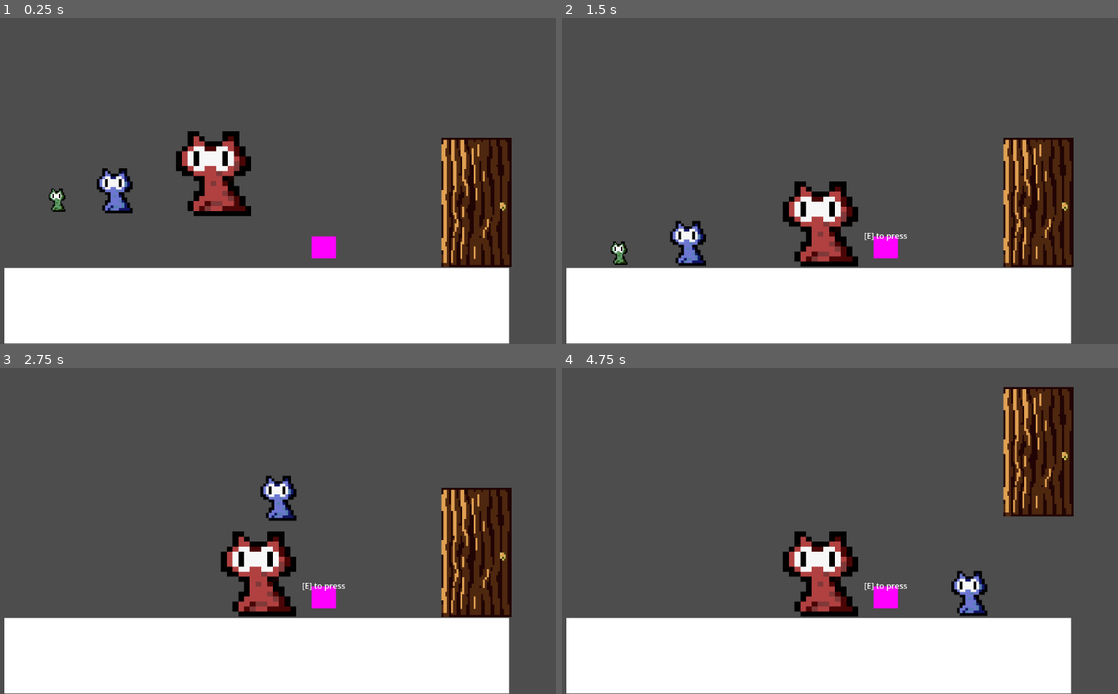
Above: before the commit, frames 1-4 (two rows, left to right).
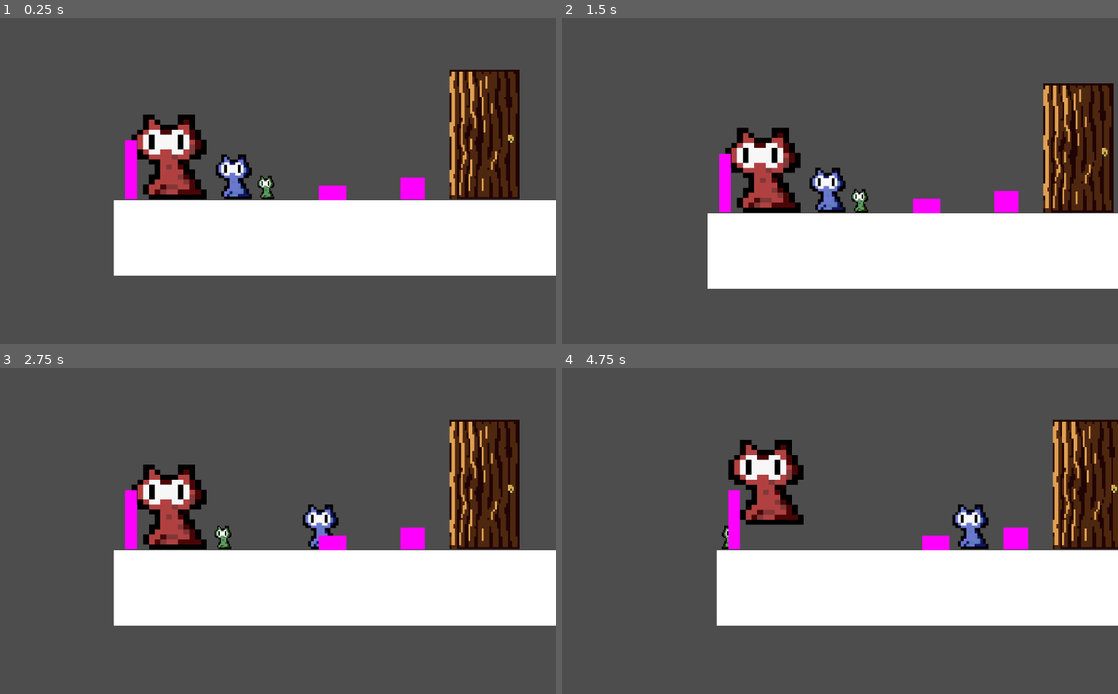
Above: after the commit, the same moments.

Repository: jamestrinity/November-Gamejam
Game: Godot game, scene res://Scenes/world.tscn
The game is run twice, just before and just after one commit, with the same random seed, the same clock (stepped at 60 frames per second) and the same inputs.
Inputs:
- Up to frame 1 (0.25 s): no input
- Up to frame 2 (1.5 s): hold E (interact) 0.53-1.28 s; hold D (move_right) from 0.53 s (still down); tap Space (jump) at 0.77 s; tap Q (switch_character) at 0.8, 1.35 s
- Up to frame 3 (2.75 s): tap Space (jump) at 1.52 s; tap E (interact) at 1.55 s; release D (move_right) at 2.03 s; hold A (move_left) from 2.03 s (still down); hold E (interact) from 2.03 s (still down); tap Q (switch_character) at 2.3 s
- Up to frame 4 (4.75 s): release A (move_left) at 2.78 s; release E (interact) at 2.78 s; hold D (move_right) 2.78-4.28 s; tap Q (switch_character) at 2.85, 3.8, 4.35 s; tap Space (jump) at 3.02, 3.77, 4.52 s; tap E (interact) at 3.05, 4.55 s; hold E (interact) 3.53-4.28 s; hold A (move_left) from 4.28 s (still down)

The runs differ from the first frame. In frame 1, 46% of the frame differs, in the area x 0-100%, y 15-100%; in frame 2, 41%; in frame 3, 46%; in frame 4, 47%, in the area x 0-100%, y 5-100%.
Error after the commit: Invalid access to property or key 'active' on a base object of type 'Nil'. (res://Interactions/Interaction_Manager.gd:46)

Commit message:
SPIKE DOOR AND CAMERA

Diff:
--- a/November Game Jam/Interactions/Interaction_Area/Interaction_Area.gd
+++ b/November Game Jam/Interactions/Interaction_Area/Interaction_Area.gd
@@ -2,6 +2,7 @@
 class_name InteractionArea
 
 @export var action_name: String = "interact"
+
 
 var interact: Callable = func():
 	pass
--- a/November Game Jam/Interactions/Interaction_Manager.gd
+++ b/November Game Jam/Interactions/Interaction_Manager.gd
@@ -2,8 +2,11 @@
 
 @onready var player = get_tree().get_first_node_in_group("player")
 @onready var label = $Label
+var current_checkpoint : Checkpoint
+var player_active : Player
 
-const base_text = "[E] to "
+
+const base_text = " "
 
 var active_areas = []
 var can_interact = true
@@ -19,12 +22,12 @@
 
 # Called when the node enters the scene tree for the first time.
 func _ready():
-	pass # Replace with function body.
+	pass
 
 
 # Called every frame. 'delta' is the elapsed time since the previous frame.
 func _process(delta):
-	if active_areas.size() > 0 && can_interact:
+	if active_areas.size() > 0 && can_interact && player_active.active:
 		active_areas.sort_custom(_sort_by_distance_to_player)
 		label.text = base_text + active_areas[0].action_name
 		label.global_position = active_areas[0].global_position
@@ -40,7 +43,7 @@
 	return area1_to_player < area2_to_player
 
 func _input(event):
-	if event.is_action_pressed("interact") && can_interact:
+	if event.is_action_pressed("interact") && player_active.active:
 		if active_areas.size() > 0:
 			can_interact = false
 			label.hide()
@@ -48,3 +51,8 @@
 			await active_areas[0].interact.call()
 
 			can_interact = true
+
+
+func respawn_player(playery):
+	if current_checkpoint != null:
+		playery.position = current_checkpoint.global_position
--- a/November Game Jam/Scenes/chat1.tscn
+++ b/November Game Jam/Scenes/chat1.tscn
@@ -1,10 +1,13 @@
-[gd_scene load_steps=4 format=3 uid="uid://7xlgcn7g0d66"]
+[gd_scene load_steps=5 format=3 uid="uid://7xlgcn7g0d66"]
 
 [ext_resource type="Script" path="res://Scripts/player.gd" id="1_l3b5n"]
 [ext_resource type="Texture2D" uid="uid://dck0x0jfooa16" path="res://sprites/small.png" id="2_d3lh5"]
 
 [sub_resource type="RectangleShape2D" id="RectangleShape2D_1bbyl"]
-size = Vector2(64, 67)
+size = Vector2(39, 49)
+
+[sub_resource type="RectangleShape2D" id="RectangleShape2D_nfgox"]
+size = Vector2(32, 42)
 
 [node name="Character1" type="CharacterBody2D"]
 collision_layer = 2
@@ -17,5 +20,19 @@
 offset = Vector2(-618.754, 463.495)
 
 [node name="CollisionShape2D" type="CollisionShape2D" parent="."]
-position = Vector2(33, -33.5)
+position = Vector2(34.5, -26.5)
 shape = SubResource("RectangleShape2D_1bbyl")
+
+[node name="Area2D" type="Area2D" parent="."]
+monitoring = false
+
+[node name="CollisionShape2D" type="CollisionShape2D" parent="Area2D"]
+position = Vector2(35, -26)
+shape = SubResource("RectangleShape2D_nfgox")
+
+[node name="Camera2D" type="Camera2D" parent="."]
+position = Vector2(36, -31)
+position_smoothing_enabled = true
+rotation_smoothing_enabled = true
+drag_horizontal_enabled = true
+drag_vertical_enabled = true
--- a/November Game Jam/Scenes/chat2.tscn
+++ b/November Game Jam/Scenes/chat2.tscn
@@ -1,10 +1,13 @@
-[gd_scene load_steps=4 format=3 uid="uid://ojr353i4e2tj"]
+[gd_scene load_steps=5 format=3 uid="uid://ojr353i4e2tj"]
 
 [ext_resource type="Script" path="res://Scripts/player.gd" id="1_00t73"]
 [ext_resource type="Texture2D" uid="uid://duw7xgr182jwh" path="res://sprites/big.png" id="2_12uoc"]
 
 [sub_resource type="RectangleShape2D" id="RectangleShape2D_efpgc"]
-size = Vector2(199, 189)
+size = Vector2(171, 181)
+
+[sub_resource type="RectangleShape2D" id="RectangleShape2D_pq0e6"]
+size = Vector2(146, 164)
 
 [node name="Character2" type="CharacterBody2D"]
 collision_layer = 2
@@ -16,5 +19,18 @@
 texture = ExtResource("2_12uoc")
 
 [node name="CollisionShape2D" type="CollisionShape2D" parent="."]
-position = Vector2(-38.5, -31.5)
+position = Vector2(-40.5, -26.5)
 shape = SubResource("RectangleShape2D_efpgc")
+
+[node name="Area2D" type="Area2D" parent="."]
+monitoring = false
+
+[node name="CollisionShape2D" type="CollisionShape2D" parent="Area2D"]
+position = Vector2(-41, -22)
+shape = SubResource("RectangleShape2D_pq0e6")
+
+[node name="Camera2D" type="Camera2D" parent="."]
+position_smoothing_enabled = true
+rotation_smoothing_enabled = true
+drag_horizontal_enabled = true
+drag_vertical_enabled = true
--- a/November Game Jam/Scenes/chat3.tscn
+++ b/November Game Jam/Scenes/chat3.tscn
@@ -1,10 +1,13 @@
-[gd_scene load_steps=4 format=3 uid="uid://xmecnud4iekv"]
+[gd_scene load_steps=5 format=3 uid="uid://xmecnud4iekv"]
 
 [ext_resource type="Script" path="res://Scripts/player.gd" id="1_3wukq"]
 [ext_resource type="Texture2D" uid="uid://bfny0xbp03m4t" path="res://sprites/noarmal.png" id="2_ideeu"]
 
 [sub_resource type="RectangleShape2D" id="RectangleShape2D_efpgc"]
-size = Vector2(127, 127)
+size = Vector2(85, 93)
+
+[sub_resource type="RectangleShape2D" id="RectangleShape2D_avxpc"]
+size = Vector2(69, 85)
 
 [node name="Character3" type="CharacterBody2D"]
 collision_layer = 2
@@ -16,5 +19,18 @@
 texture = ExtResource("2_ideeu")
 
 [node name="CollisionShape2D" type="CollisionShape2D" parent="."]
-position = Vector2(0.5, -0.5)
+position = Vector2(3.5, 16.5)
 shape = SubResource("RectangleShape2D_efpgc")
+
+[node name="Area2D" type="Area2D" parent="."]
+monitoring = false
+
+[node name="CollisionShape2D" type="CollisionShape2D" parent="Area2D"]
+position = Vector2(3.5, 19.5)
+shape = SubResource("RectangleShape2D_avxpc")
+
+[node name="Camera2D" type="Camera2D" parent="."]
+position_smoothing_enabled = true
+rotation_smoothing_enabled = true
+drag_horizontal_enabled = true
+drag_vertical_enabled = true
--- /dev/null
+++ b/November Game Jam/Scenes/checkpoint.tscn
@@ -0,0 +1,25 @@
+[gd_scene load_steps=4 format=3 uid="uid://dqrlm0ee04qky"]
+
+[ext_resource type="Script" path="res://Scripts/checkpoint.gd" id="1_aq40m"]
+
+[sub_resource type="PlaceholderTexture2D" id="PlaceholderTexture2D_pxsx4"]
+
+[sub_resource type="RectangleShape2D" id="RectangleShape2D_b0bae"]
+size = Vector2(40, 128)
+
+[node name="checkpoint" type="Node2D"]
+script = ExtResource("1_aq40m")
+
+[node name="Sprite2D" type="Sprite2D" parent="."]
+position = Vector2(11.25, 57.75)
+scale = Vector2(23.5, 116.5)
+texture = SubResource("PlaceholderTexture2D_pxsx4")
+
+[node name="Area2D" type="Area2D" parent="."]
+monitorable = false
+
+[node name="CollisionShape2D" type="CollisionShape2D" parent="Area2D"]
+position = Vector2(10, 54)
+shape = SubResource("RectangleShape2D_b0bae")
+
+[connection signal="area_entered" from="Area2D" to="." method="_on_area_2d_area_entered"]
--- /dev/null
+++ b/November Game Jam/Scenes/spikes.gd
@@ -0,0 +1,5 @@
+extends Node2D
+
+func _on_area_2d_area_entered(area):
+	if area.get_parent() is Player:
+		area.get_parent.die()
--- /dev/null
+++ b/November Game Jam/Scenes/spikes.tscn
@@ -0,0 +1,25 @@
+[gd_scene load_steps=4 format=3 uid="uid://dsnuqmpegpenc"]
+
+[ext_resource type="Script" path="res://Scenes/spikes.gd" id="1_ebvu4"]
+
+[sub_resource type="PlaceholderTexture2D" id="PlaceholderTexture2D_o63p7"]
+
+[sub_resource type="RectangleShape2D" id="RectangleShape2D_w7cvv"]
+size = Vector2(57.5, 30)
+
+[node name="spikes" type="Node2D"]
+script = ExtResource("1_ebvu4")
+
+[node name="Sprite2D" type="Sprite2D" parent="."]
+position = Vector2(26.75, 13.5)
+scale = Vector2(54.5, 29)
+texture = SubResource("PlaceholderTexture2D_o63p7")
+
+[node name="Area2D" type="Area2D" parent="."]
+monitorable = false
+
+[node name="CollisionShape2D" type="CollisionShape2D" parent="Area2D"]
+position = Vector2(27.25, 13)
+shape = SubResource("RectangleShape2D_w7cvv")
+
+[connection signal="area_entered" from="Area2D" to="." method="_on_area_2d_area_entered"]
--- a/November Game Jam/Scenes/world.tscn
+++ b/November Game Jam/Scenes/world.tscn
@@ -6,18 +6,20 @@
 [ext_resource type="PackedScene" uid="uid://xmecnud4iekv" path="res://Scenes/chat3.tscn" id="4_icxqm"]
 [ext_resource type="PackedScene" uid="uid://dw2cknbnu1j0x" path="res://Scenes/door.tscn" id="5_gj78c"]
 [ext_resource type="PackedScene" uid="uid://bx6ygap2ruoee" path="res://Scenes/button.tscn" id="6_qm0b1"]
+[ext_resource type="PackedScene" uid="uid://dqrlm0ee04qky" path="res://Scenes/checkpoint.tscn" id="7_yyhmg"]
+[ext_resource type="PackedScene" uid="uid://dsnuqmpegpenc" path="res://Scenes/spikes.tscn" id="8_6of8n"]
 
 [sub_resource type="QuadMesh" id="QuadMesh_df5qv"]
 size = Vector2(1000, 150)
 
 [sub_resource type="RectangleShape2D" id="RectangleShape2D_lpcs8"]
-size = Vector2(1003, 156)
+size = Vector2(1667, 151)
 
 [node name="World" type="Node2D"]
 script = ExtResource("1_ft50o")
 
-[node name="Character1" parent="." instance=ExtResource("1_wad82")]
-position = Vector2(130, 300)
+[node name="Character1" parent="." groups=["player"] instance=ExtResource("1_wad82")]
+position = Vector2(29, 490)
 collision_mask = 3
 active = false
 player = 2
@@ -25,26 +27,33 @@
 [node name="Platform" type="StaticBody2D" parent="."]
 
 [node name="MeshInstance2D" type="MeshInstance2D" parent="Platform"]
-position = Vector2(559, 572)
+position = Vector2(596.5, 572)
+scale = Vector2(1.663, 1)
 mesh = SubResource("QuadMesh_df5qv")
 
 [node name="CollisionShape2D" type="CollisionShape2D" parent="Platform"]
-position = Vector2(559.5, 571)
+position = Vector2(596.5, 571)
 shape = SubResource("RectangleShape2D_lpcs8")
 
-[node name="Character2" parent="." instance=ExtResource("2_g2qo6")]
-position = Vector2(517, 242)
+[node name="Character2" parent="." groups=["player"] instance=ExtResource("2_g2qo6")]
+position = Vector2(-81, 436)
 collision_mask = 3
 player = 3
 
-[node name="Character3" parent="." instance=ExtResource("4_icxqm")]
-position = Vector2(277, 238)
+[node name="Character3" parent="." groups=["player"] instance=ExtResource("4_icxqm")]
+position = Vector2(2, 432)
 collision_mask = 3
 active = false
 player = 1
 
 [node name="Door" parent="." instance=ExtResource("5_gj78c")]
-position = Vector2(923, 235)
+position = Vector2(428, 235)
 
 [node name="Node2D" parent="." instance=ExtResource("6_qm0b1")]
-position = Vector2(692, 456)
+position = Vector2(357, 474)
+
+[node name="checkpoint" parent="." instance=ExtResource("7_yyhmg")]
+position = Vector2(-212, 379)
+
+[node name="spikes" parent="." instance=ExtResource("8_6of8n")]
+position = Vector2(172, 469)
--- a/November Game Jam/Scripts/button.gd
+++ b/November Game Jam/Scripts/button.gd
@@ -4,7 +4,6 @@
 @onready var sprite = $Sprite2D
 @onready var door = get_node("door")
 var mediator_ref
-signal button_pressed
 
 # Called when the node enters the scene tree for the first time.
 func _ready():
--- /dev/null
+++ b/November Game Jam/Scripts/checkpoint.gd
@@ -0,0 +1,26 @@
+extends Node2D
+class_name Checkpoint
+
+@export var spawn_point = false
+var activated = false
+
+
+# Called when the node enters the scene tree for the first time.
+func _ready():
+	pass # Replace with function body.
+
+
+# Called every frame. 'delta' is the elapsed time since the previous frame.
+func _process(delta):
+	pass
+
+
+func activate():
+	InteractionManager.current_checkpoint = self
+	#activated = true
+	#$AnimationPlayer.play("name_of_animation")
+
+
+func _on_area_2d_area_entered(area):
+	if area.get_parent() is Player && !activated:
+		activate()
--- a/November Game Jam/Scripts/player.gd
+++ b/November Game Jam/Scripts/player.gd
@@ -1,5 +1,8 @@
 extends CharacterBody2D
+class_name Player
 
+@onready var sprite = $Sprite2D
+@onready var camera = $Camera2D
 
 @export var active = true
 @export var player = 0
@@ -27,9 +30,17 @@
 
 
 func _physics_process(delta):
+	if active:
+		camera.make_current()
+
+	if Input.is_action_just_pressed("move_right") && active:
+		sprite.set_flip_h(true)
+	elif Input.is_action_just_pressed("move_left") && active:
+		sprite.set_flip_h(false)
+
 	var input_dir: Vector2 = input()
 
-	if input_dir != Vector2.ZERO and active:
+	if input_dir != Vector2.ZERO && active:
 		acceleration(input_dir)
 		player_animation()
 	else:
@@ -40,6 +51,8 @@
 
 	jump()
 
+	if position.y > 600 && active:
+		die()
 
 func input() -> Vector2:
 	var input_dir = Vector2.ZERO
@@ -75,3 +88,10 @@
 
 func player_animation():
 	pass
+
+func set_active():
+	InteractionManager.player_active = self
+
+func die():
+	print("died")
+	InteractionManager.respawn_player(self)
--- a/November Game Jam/Scripts/world.gd
+++ b/November Game Jam/Scripts/world.gd
@@ -1,4 +1,5 @@
 extends Node2D
+class_name world
 
 var activeCharacter : int = 1
 var characters : Array = []
@@ -28,3 +29,4 @@
 
 	# Activate the new character
 	characters[activeCharacter - 1].active = true
+	characters[activeCharacter - 1].set_active()
Binary file removed: November Game Jam/Scenes/small.png
Not shown, removed: November Game Jam/Scenes/small.png.import
Not shown: 1 places in November Game Jam/Scenes/world.tscn that only renumber resources
